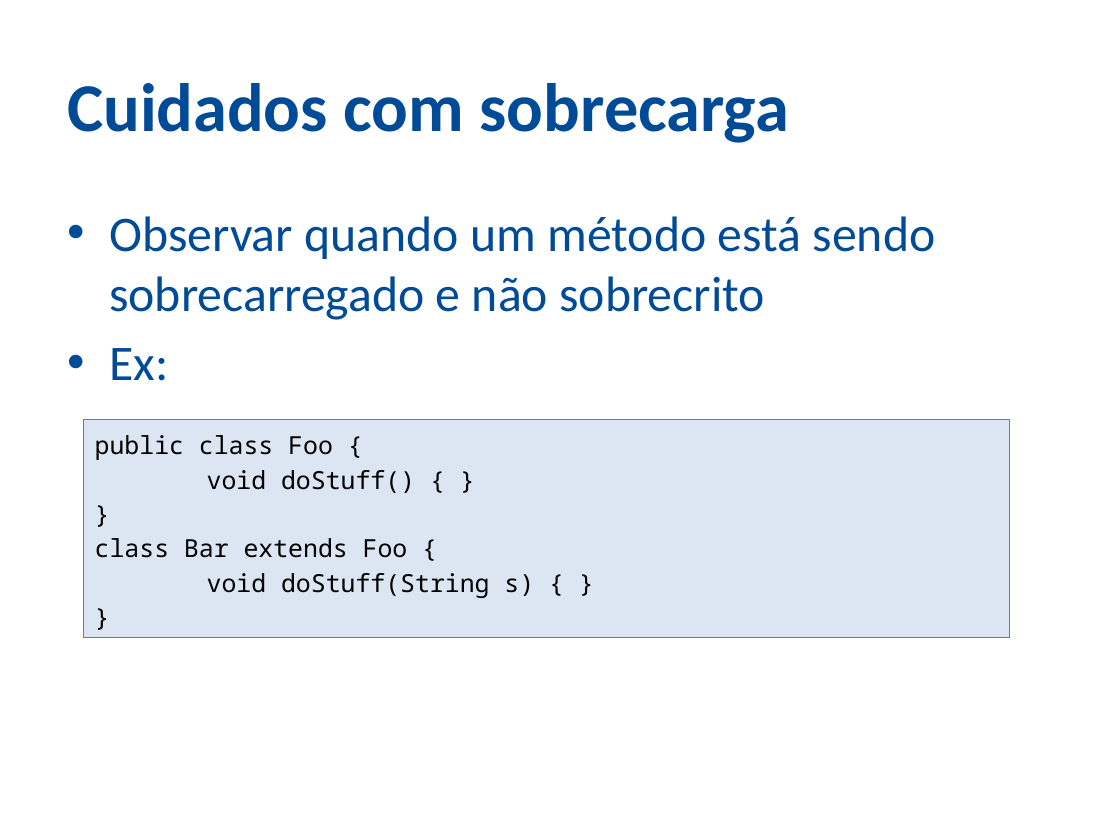
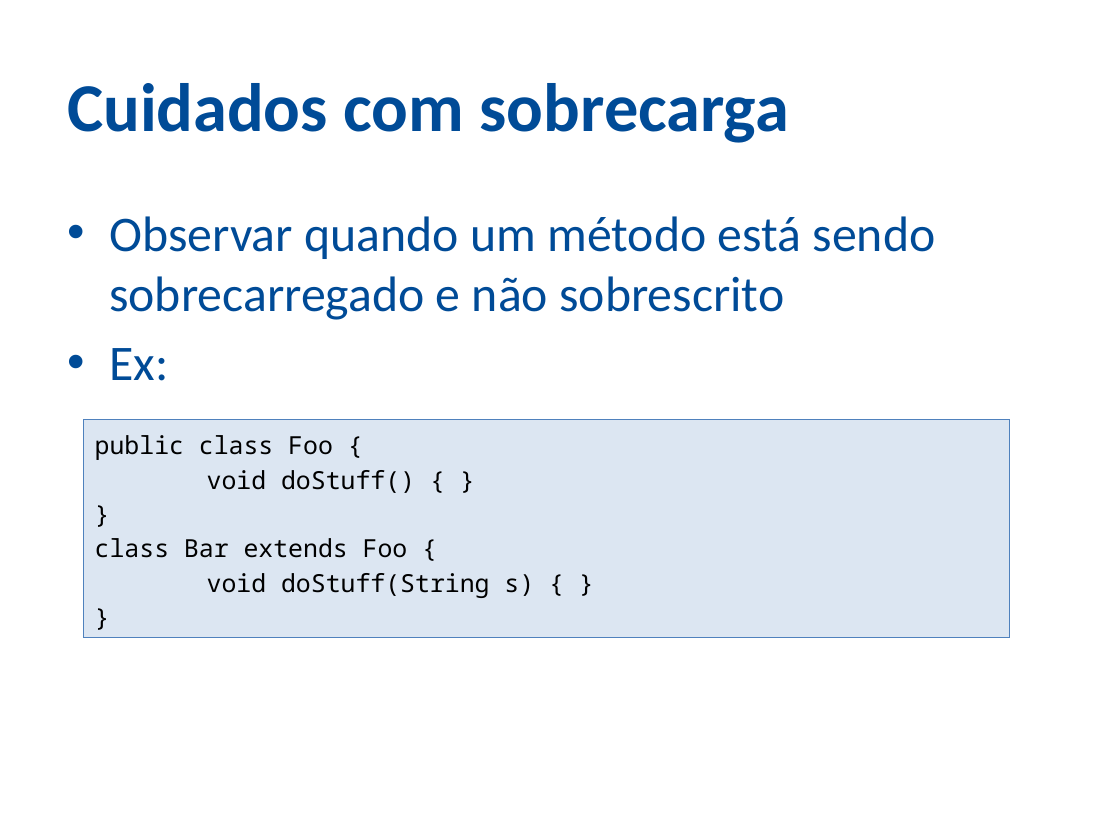
Before and after one commit to ozieljose/java6cert, a slide deck: slide 31 of slides/9-OO.pptx. Drawn at 1120x840 pixels with LibreOffice and Linux fonts; fonts in the diff are those of the drawing; background and template pictures are left out. Boxes give left, top, right and bottom in pixels: in the first picture for what was removed or moved away, otherwise in the second. Text is boxed around its words. In the diff, an @@ line names an element or a change of style, - is before the commit and + after.

```diff
--- a/slides/9-OO.pptx
+++ b/slides/9-OO.pptx
@@ text at (x1=109, y1=216, x2=936, y2=320): text changed @@
-• Observar quando um método está sendo sobrecarregado e não sobrecrito
+• Observar quando um método está sendo sobrecarregado e não sobrescrito
```
Also in this commit, not shown: 10 other slides changed, 12 other files.
